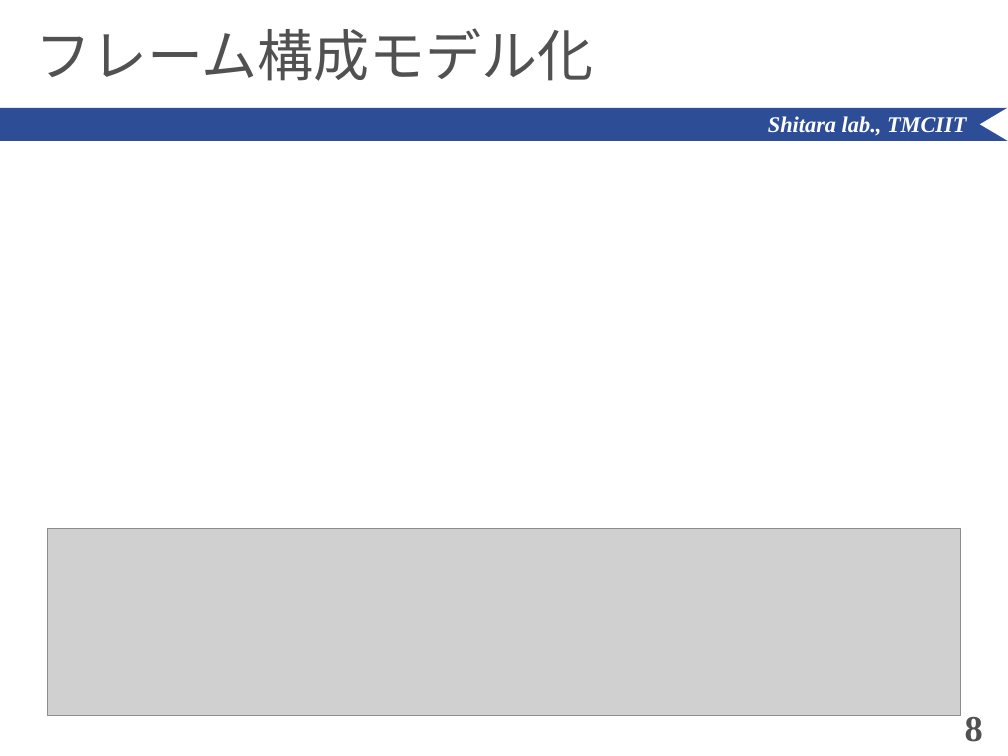
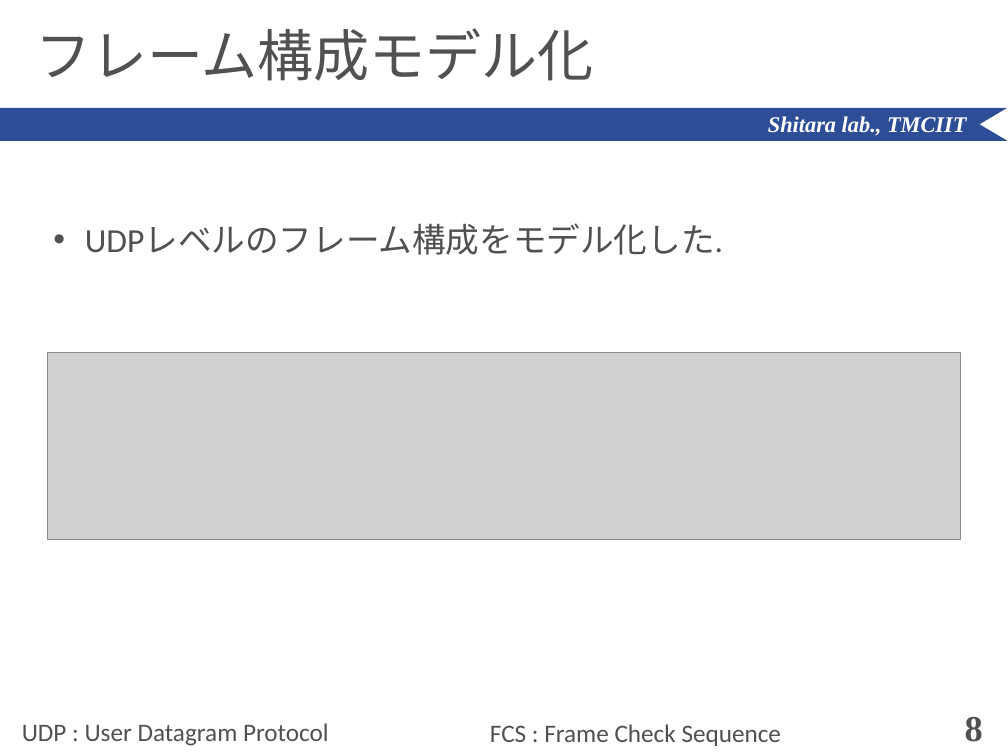
Before and after one commit to ShitaLab-TMCIT/IEEE802.11simulator, a slide deck: slide 8 of paper/pwp_tmp_shiralab.pptx. Drawn at 1008x756 pixels with LibreOffice and Linux fonts; fonts in the diff are those of the drawing; grey boxes stand for pictures. Boxes give left, top, right and bottom in pixels: in the first picture for what was removed or moved away, otherwise in the second. Text is boxed around its words. In the diff, an @@ line names an element or a change of style, - is before the commit and + after.

```diff
--- a/paper/pwp_tmp_shiralab.pptx
+++ b/paper/pwp_tmp_shiralab.pptx
@@ text added at box(85, 224, 723, 255), 24 pt, text #515151 @@
+• UDPレベルのフレーム構成をモデル化した.
@@ picture: place and size @@
-picture at box(47, 529, 961, 716)
+picture at box(47, 353, 961, 539)
@@ text added at box(22, 723, 329, 746), 18 pt, text #515151 @@
+UDP : User Datagram Protocol
@@ text added at box(490, 724, 781, 746), 18 pt, text #515151 @@
+FCS : Frame Check Sequence
```
Also in this commit, not shown: 9 other slides changed, 4 slides added, 1 slide removed, 15 other files.
